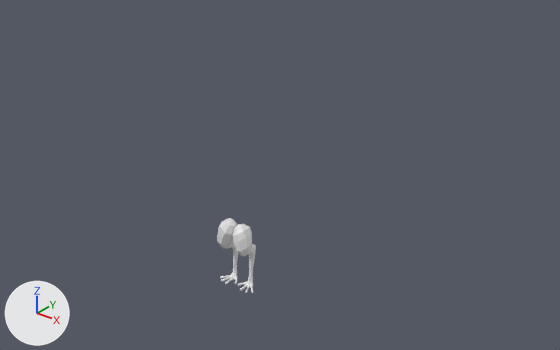
The FBX model Assets/Art/Models/Yinglet/YingletLegs.fbx: old version first, new version second.
Both versions are drawn from a 50 mm lens placed at (3.04, -3.34, 3.02), pointed at (0.19, 0.23, 0.81). Every picture has the same lights, and +X, +Y and +Z are marked at lower left. Where no turn or scale is listed for an object, it has been applied to the vertices.

In view in the first picture: 'YingletLegs'.
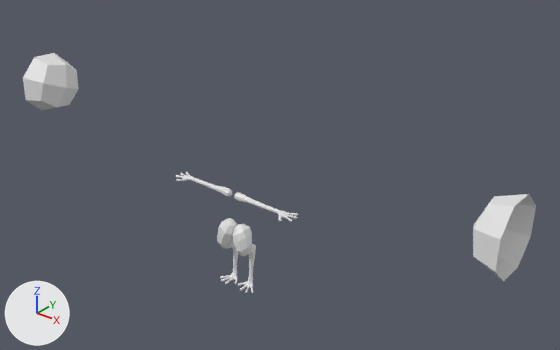
The edits, one by one:
me_cube_021 is used by ob_yingletlegs; location (0.0, 0.0, 0.0).
me_cube_021 had 1022 vertices, 1008 faces and spanned x -0.151..0.151, y -0.087..0.09, z 0.0..0.499.
me_cube_021 now has 2022 vertices, 1998 faces and spans x -1.883..1.883, y -0.243..0.188, z 0.0..1.288.
me_cube_021 part 1: a new loose piece of 409 vertices spanning x 0.018..0.502, y -0.1..0.038, z 0.683..0.733.
me_cube_021 part 2: a new loose piece of 409 vertices spanning x -0.502..-0.018, y -0.1..0.038, z 0.683..0.733.
me_cube_021 part 3: a new loose piece of 17 vertices spanning x 1.656..1.883, y -0.243..0.188, z 0.858..1.288.
me_cube_021 part 4: a new loose piece of 17 vertices spanning x -1.883..-1.656, y -0.243..0.188, z 0.858..1.288.

Boxes (x1, y1, x2, y2) around the edits, measured in the pictures (560 x 350 px):
'YingletLegs', reshaped (1185% wider, 217% taller)
    before: (217, 218, 256, 293)
    after: (23, 53, 536, 293)
part 1 of me_cube_021, added
    after: (234, 192, 297, 222)
part 2 of me_cube_021, added
    after: (176, 172, 232, 197)
part 3 of me_cube_021, added
    after: (473, 194, 536, 281)
part 4 of me_cube_021, added
    after: (23, 53, 79, 110)
